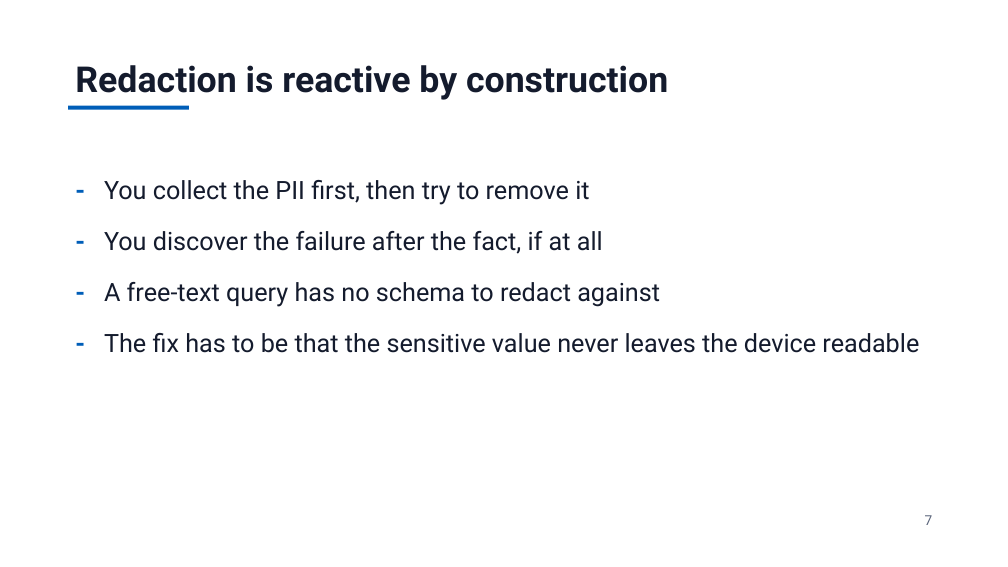
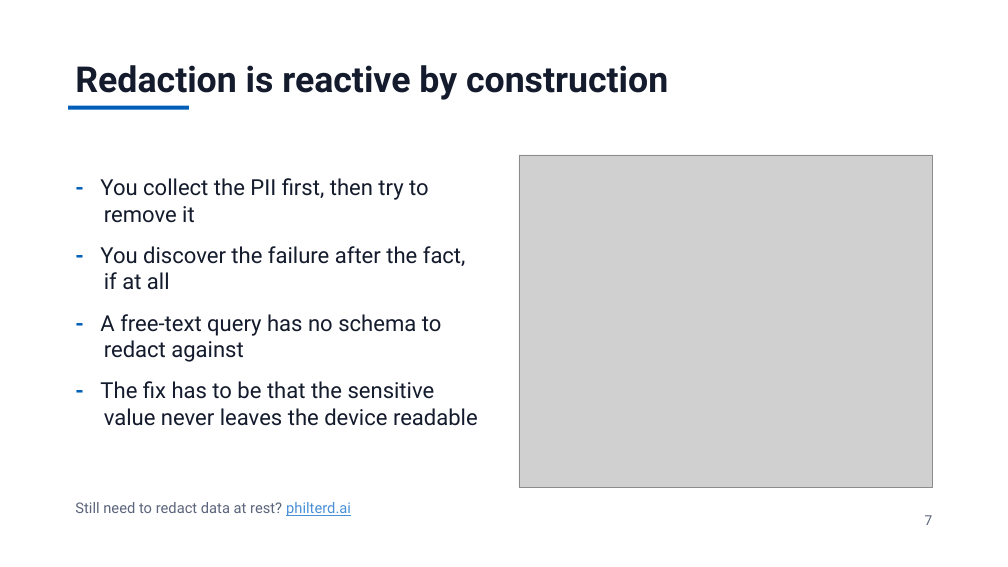
Before and after one commit to jzonthemtn/ldp-for-search, a slide deck: slide 7 of ldp_for_search_slides.pptx. Drawn at 1008x567 pixels with LibreOffice and Linux fonts; fonts in the diff are those of the drawing; grey boxes stand for pictures. Boxes give left, top, right and bottom in pixels: in the first picture for what was removed or moved away, otherwise in the second. Text is boxed around its words. In the diff, an @@ line names an element or a change of style, - is before the commit and + after.

```diff
--- a/ldp_for_search_slides.pptx
+++ b/ldp_for_search_slides.pptx
@@ text "- You collect the PII ..." at (x1=100, y1=178, x2=478, y2=426): size 24 to 21 pt; less space between paragraphs @@
@@ picture added at (x1=519, y1=155, x2=932, y2=488) @@
@@ text added at (x1=75, y1=502, x2=351, y2=516), 14 pt, text #5A647A @@
+Still need to redact data at rest? philterd.ai
```
Also in this commit, not shown: 25 other slides changed, 2 slides added, 3 slides removed, 20 other files.
